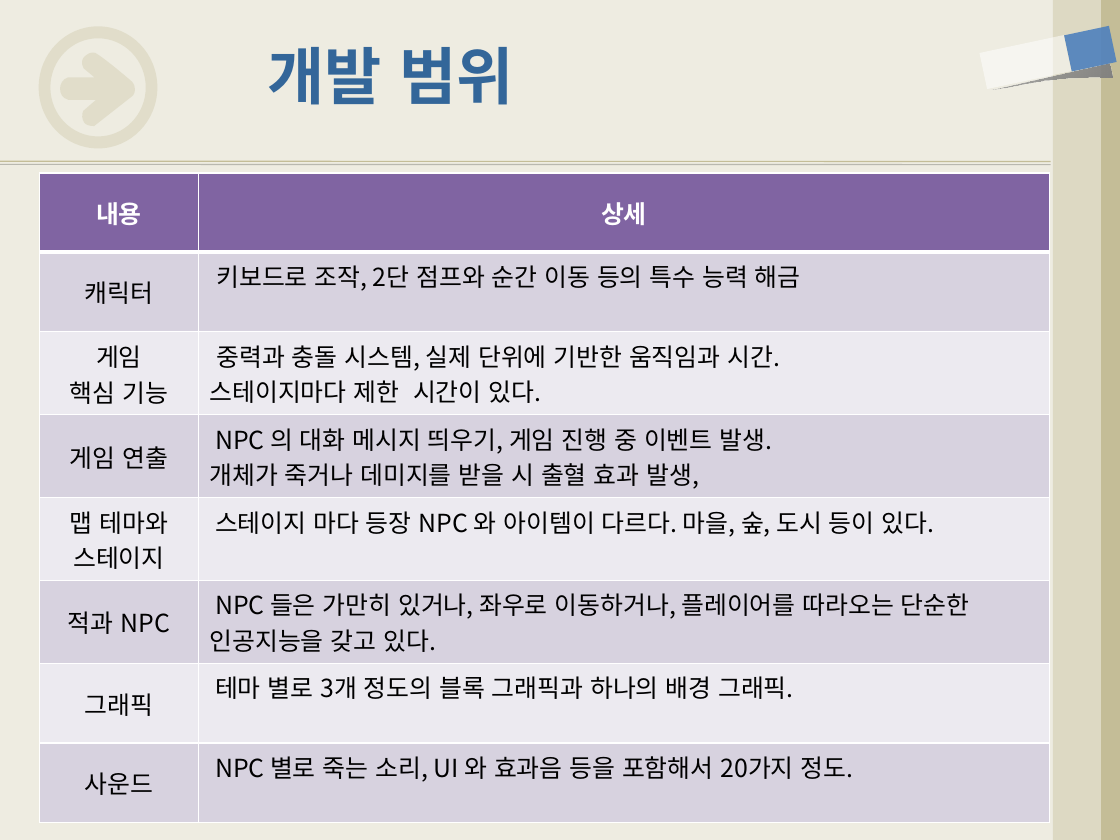
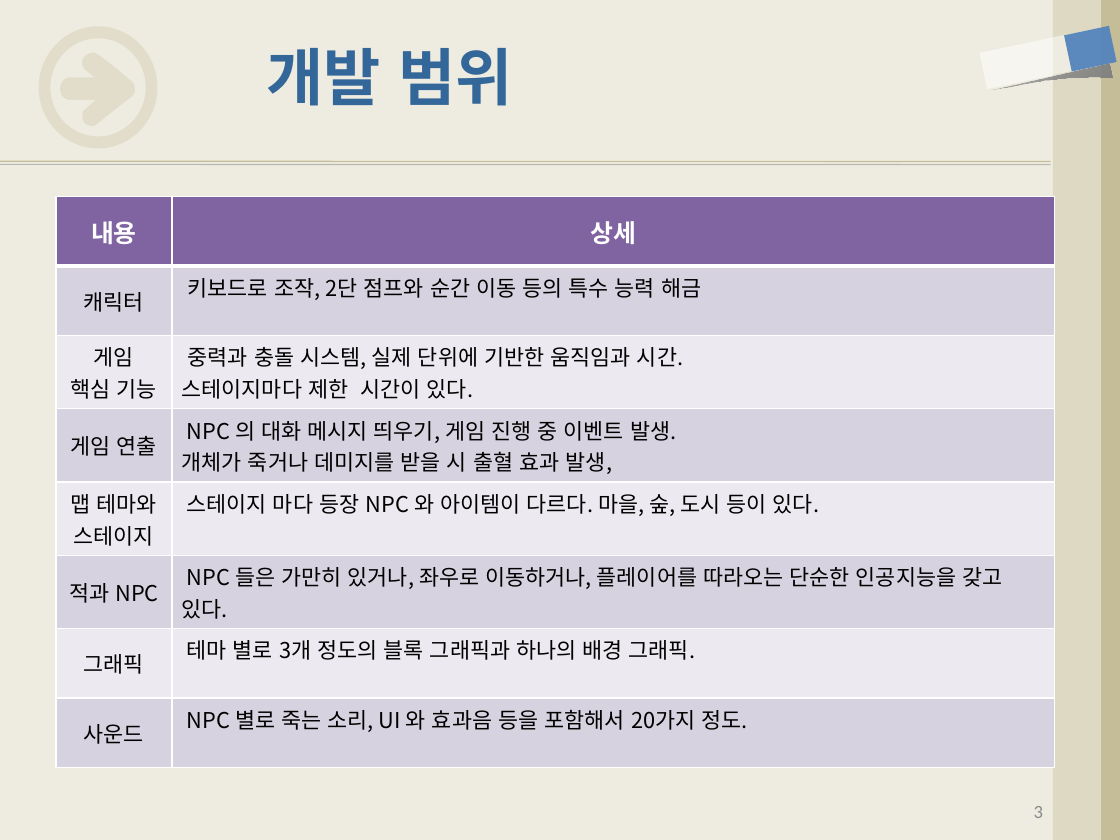
Before and after one commit to iconstudio/2017-Platformer, a slide deck: slide 3 of slides/Exodus_20171105.pptx. Drawn at 1120x840 pixels with LibreOffice and Linux fonts; fonts in the diff are those of the drawing. Boxes give left, top, right and bottom in pixels: in the first picture for what was removed or moved away, otherwise in the second. Text is boxed around its words. In the diff, an @@ line names an element or a change of style, - is before the commit and + after.

```diff
--- a/slides/Exodus_20171105.pptx
+++ b/slides/Exodus_20171105.pptx
@@ table at (56,196,1055,752) @@
@@ size 16 to 14 pt @@
@@ table: place and size @@
-table at (39,174,1049,809)
+table at (56,196,1055,752)
```
Also in this commit, not shown: 3 other slides changed, 1 other file.
